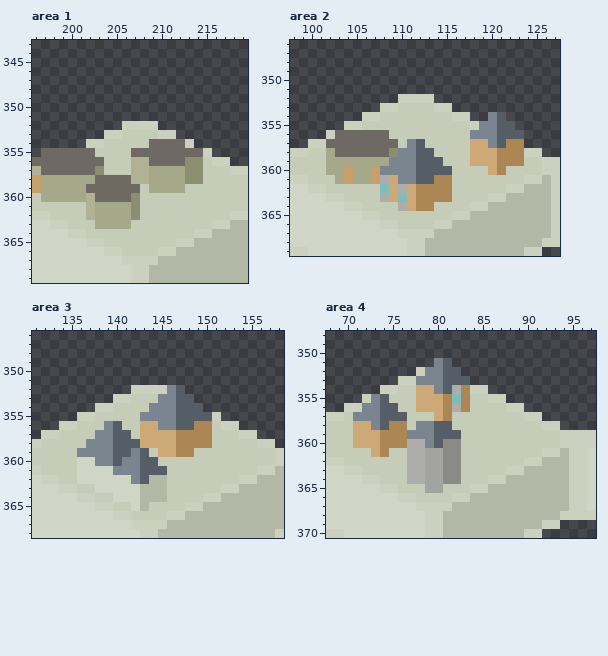
File history of a pixel-art file, assets/overworld/overworld_tile_decorations.aseprite. Above is the file before it was changed.
256x480 pixels, 1 frame. Shown: area 1: x 196..219, y 343..369; area 2: x 98..127, y 346..369; area 3: x 131..158, y 346..368; area 4: x 68..97, y 348..370. The old version is drawn lined up with the new one, on the new canvas. The commit also changed other parts of the picture, which this record leaves out.
New version:
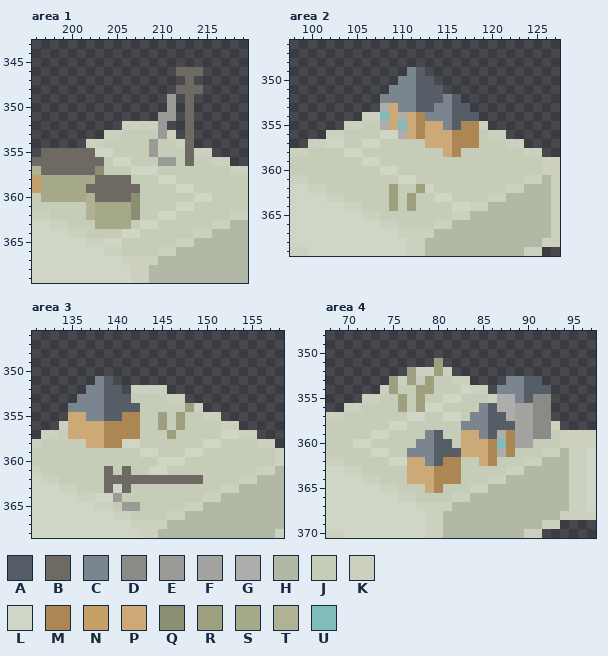
Palette (. is transparent): A #555e67  B #6e6962  C #7a858f  D #8a8a87  E #9a9a97  F #a3a3a0  G #adadab  H #b1b8a5  J #c5ccb8  K #cbd1be  L #d0d6c5  M #ac8753  N #c69f69  P #cca977  Q #8c8e72  R #9d9f7f  S #a6a88a  T #b0b195  U #80bcb9
Diff:
canvas 256x480 -> 256x624
--- area 1
@@ x 196..219 @@
 345 ........................
-346 ........................
-347 ........................
-348 ........................
-349 ........................
-350 ........................
-351 ........................
-352 ..........KKKK..........
-353 ........KKJJJJKK........
-354 ......KKJJJJJBBBBK......
-355 .BBBBBBJJJJBBBBBBBBK....
-356 BBBBBBBBJJJTTBBBBQQJKK..
-357 TBBBBBBQJJJTTSSSSQQJJJKK
-358 NSSSSSSBBBBTTSSSSQQJJJJJ
-359 NSSSSSBBBBBBJSSSSJJJJJJJ
-360 JSSSSSTBBBBQJJJJJJJJJJJJ
-361 JJJJJJTSSSSQJJJJJJJJJJJJ
-362 KKJJJJTSSSSQJJJJJJJJJJKK
-363 LLKKJJJSSSSJJJJJJJJJKKHH
-364 LLLLKKJJJJJJJJJJJJKKHHHH
-365 LLLLLLKKJJJJJJJJKKHHHHHH
+346 ................BBB.....
+347 .................B......
+348 ................BBB.....
+349 ...............E.B......
+350 ...............E.B......
+351 ..............EE.B......
+352 ..........KKKKE..B......
+353 ........KKJJJJEK.B......
+354 ......KKJJJJJEJJKB......
+355 .BBBBBBLLJJJJEJJJBKK....
+356 BBBBBBBBJLLJJJEEJBJJKK..
+357 TBBBBBBQJJJLLLJJJJJJJJKK
+358 NSSSSSSBBBBJJJLLJJJJJJJJ
+359 NSSSSSBBBBBBJJJJLLJJJJJJ
+360 JSSSSSTBBBBQJJJJJJLLJJJJ
+361 JJJJJJTSSSSQJJJJLLJJJJJJ
+362 KKJJJJTSSSSQJJLLJJJJJJKK
+363 LLKKJJJSSSSJLLJJJJJJKKHH
+364 LLLLKKJJJJLLJJJJJJKKHHHH
+365 LLLLLLKKLLJJJJJJKKHHHHHH
 366 LLLLLLLLKKJJJJKKHHHHHHHH
--- area 2
@@ x 98..127 @@
 348 ..............................
-349 ..............................
-350 ..............................
-351 ..............................
-352 ............KKKK..............
-353 ..........KKJJJJKK............
-354 ........KKJJJJJJJJKK..CA......
-355 ......KKJJJJJJJJJJJJKCCAA.....
-356 ....KBBBBBBJJJJJJJJJCCCAAA....
-357 ..KKBBBBBBBBJCAJJJJJPPCAMM....
-358 KKJJSBBBBBBQCCAAJJJJPPPMMMKK..
-359 JJJJSSSSSSSCCCAAAJJJPPPMMMJJKK
-360 JJJJSSNSSNCCCCAAAAJJJJPMJJJJKK
-361 KKJJJSNSSNGPCCAAMMJJJJJJJJKKHK
-362 LLKKJJJJJJUPGPMMMMJJJJJJKKHHHK
-363 LLLLKKJJJJGPUPMMMMJJJJKKHHHHHK
-364 LLLLLLKKJJJJGPMMJJJJKKHHHHHHHK
+349 .............CA...............
+350 ............CCAA..............
+351 ...........CCCAAA.............
+352 ..........CCCCAAACA...........
+353 ..........GPCCAACCAA..........
+354 ........KKUPGPMCCCAAA.........
+355 ......KKJJGPUPMPPCAMMK........
+356 ....KKJJJJLLGPMPPPMMMJKK......
+357 ..KKLLJJLLJJJJJPPPMMMJJJKK....
+358 KKJJJJLLJJJJJJJJJPMJJJJJJJKK..
+359 JJJJJJJJLLJJJJJJJJJJJJJJJJJJKK
+360 JJJJJJJJJJLLJJJJJJJJJJJJJJJJKK
+361 KKJJJJJJJJJJLLJJJJJJJJJJJJKKHK
+362 LLKKJJJJJJJRJJRLJJJJJJJJKKHHHK
+363 LLLLKKJJJJJRJRJJLLJJJJKKHHHHHK
+364 LLLLLLKKJJJRJRJJJJLLKKHHHHHHHK
 365 LLLLLLLLKKJJJJJJJJKKHHHHHHHHHK
--- area 3
@@ x 131..158 @@
 350 ............................
-351 ............................
-352 ...........KKKKCA...........
-353 .........KKJJJCCAA..........
-354 .......KKJJJJCCCAAA.........
-355 .....KKJJJJJCCCCAAAAK.......
-356 ...KKJJJCAJJPPCCAAMMJKK.....
-357 .KKJJJJCCAAJPPPPMMMMJJJKK...
-358 KJJJJJCCCAAAPPPPMMMMJJJJJKK.
-359 JJJJJCCCCAACAJPPMMJJJJJJJJJK
-360 JJJJJLLCCACCAAJJJJJJJJJJJJJK
-361 KJJJJLLLLCCCAAAJJJJJJJJJJKKH
-362 LKKJJLLLLLLCAHHJJJJJJJJKKHHH
-363 LLLKKJJLLLLLHHHJJJJJJKKHHHHH
-364 LLLLLKKJJLLLHHHJJJJKKHHHHHHH
-365 LLLLLLLKKJJLHJJJJKKHHHHHHHHH
+351 .......CA...................
+352 ......CCAA.KKKK.............
+353 .....CCCAAAJJJJKK...........
+354 ....CCCCAAAAJJJJJRK.........
+355 ....PPCCAAMMJJRJRJJKK.......
+356 ...KPPPPMMMMJJRJRJJJJKK.....
+357 .KKJPPPPMMMMJJJRJJJJJLLKK...
+358 KJJJJJPPMMLLJJJJJJJLLJJJJKK.
+359 JJJJJJJJJJJJLLJJJLLJJJJJJJJK
+360 JJJJJJJJJJJJJJLLLJJJJJJJJJJK
+361 KJJJJJJJBJBJJLLJJJJJJJJJJKKH
+362 LKKJJJJJBBBBBBBBBBBJJJJKKHHH
+363 LLLKKJJJBLBJJJJJJJJJJKKHHHHH
+364 LLLLLKKLLEJJJJJJJJJKKHHHHHHH
+365 LLLLLLLKKJEEJJJJJKKHHHHHHHHH
 366 LLLLLLLLLKKJJJJKKHHHHHHHHHHH
--- area 4
@@ x 68..97 @@
 350 ..............................
-351 ............CA................
-352 ..........KCCAA...............
-353 ........KKCCCAAA..............
-354 ......KKJJPPCAGMKK............
-355 ....KCAJJJPPPMUMJJKK..........
-356 ..KKCCAAJJPPPMGMJJJJKK........
-357 KKJCCCAAAJJJPMJJJJJJJJKK......
-358 JJJPPCAMMJCCAAJJJJJJJJJJKK....
-359 JJJPPPMMMCCCAAAJJJJJJJJJJJKKKK
-360 JJJPPPMMMGGCADDJJJJJJJJJJJKKKK
-361 JJJJJPMJJGGFFDDJJJJJJJJJKKHKKL
-362 KKJJJJJJJGGFFDDJJJJJJJKKHHHKKL
-363 LLKKJJJJJGGFFDDJJJJJKKHHHHHKKL
-364 LLLLKKJJJGGFFDDJJJKKHHHHHHHKKL
-365 LLLLLLKKJJJFFJJJKKHHHHHHHHHKKL
+351 ............R.................
+352 .........RKKRK................
+353 .......RKRJRJJKK....CCAA......
+354 ......KRJJRRJJJLKK.CCCAAA.....
+355 ....KKJJRJRJJLLJJJKGGCADD.....
+356 ..KKJJJJRJRLLJJJJCAGGFFDD.....
+357 KKJJJJJJJLLJJLLJCCAAGFFDD.....
+358 JJJJJJJLLJJJJJJCCCAAAFFDDK....
+359 JJJJJLLJJJJCAJJPPCAGMFFDDJKKKK
+360 JJJLLJJJJJCCAAJPPPMUMFFJJJKKKK
+361 JJJJJLLJJCCCAAAPPPMGMJJJKKHKKL
+362 KKJJJJJLLPPCAMMJJPMJJJKKHHHKKL
+363 LLKKJJJJJPPPMMMJJJJJKKHHHHHKKL
+364 LLLLKKJJJPPPMMMJJJKKHHHHHHHKKL
+365 LLLLLLKKJJJPMJJJKKHHHHHHHHHKKL
 366 LLLLLLLLKKJJJJKKHHHHHHHHHHHKKL
Changed places in both pictures, as pixel boxes (x1, y1, x2, y2):
changed: (95, 67, 212, 247)
changed: (326, 67, 524, 211)
changed: (68, 376, 239, 511)
changed: (353, 358, 551, 493)
